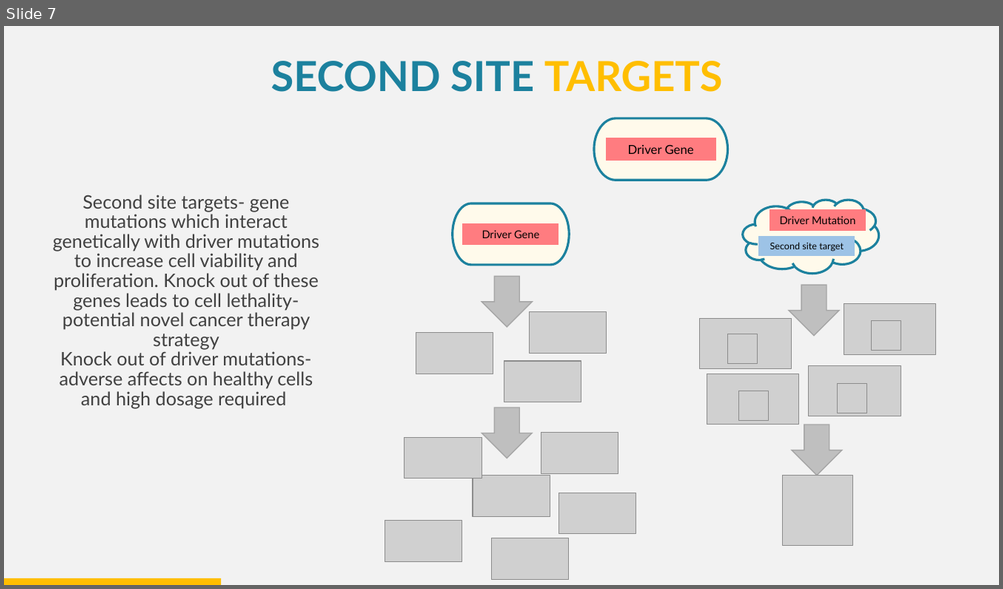
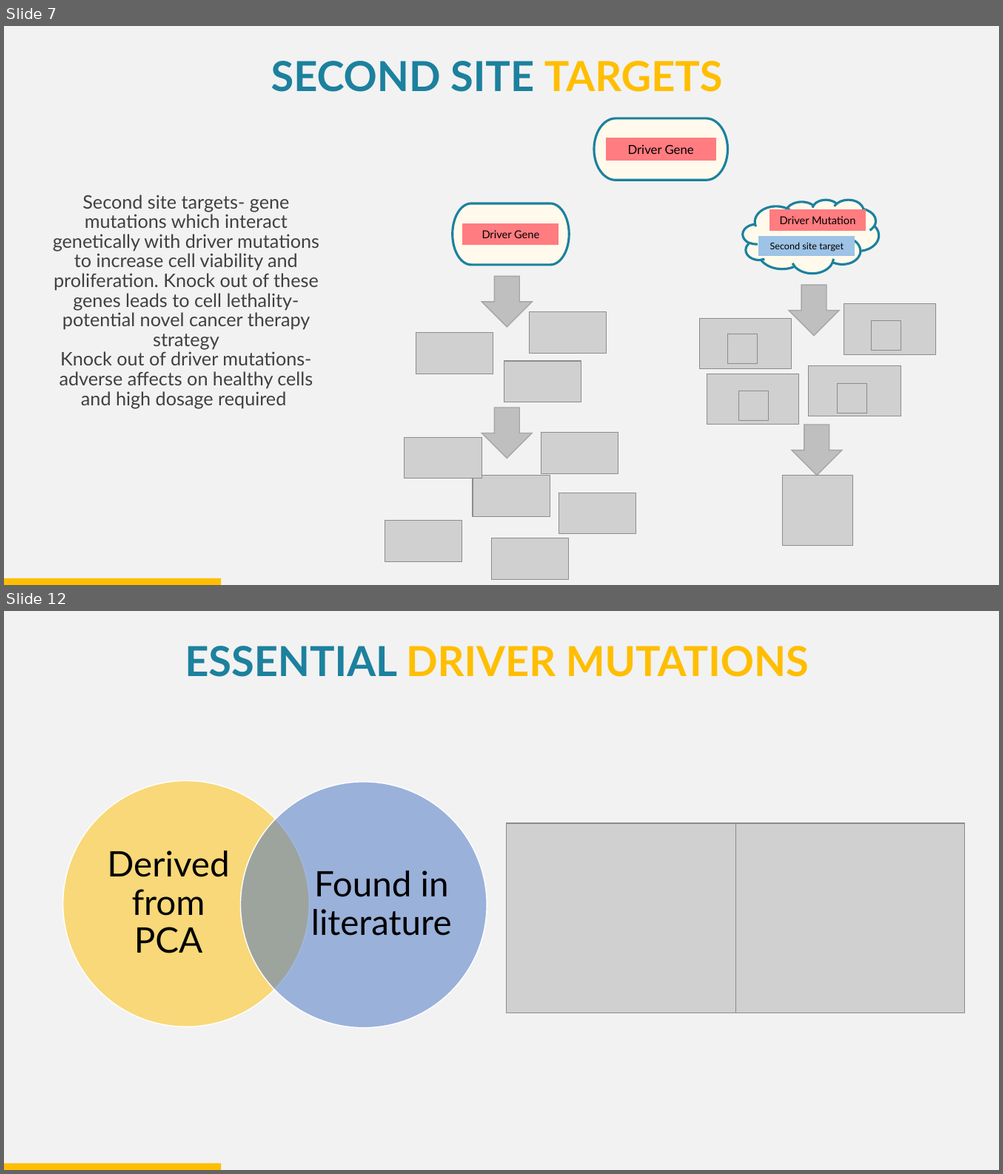
Before and after one commit to datascience-mobi/group-04-project-1-4, a slide deck: Folien Elias.pptx. Shown one above the other, each under a label of ours: slide 7 before the commit, slides 7 and 12 after it; the slides between them are not shown. The pictures are 1003x589 and 1003x1174 pixels, drawn with LibreOffice and Linux fonts; fonts in the diff are those of the drawing; grey boxes stand for pictures. Boxes give left, top, right and bottom in pixels: in the first picture for what was removed or moved away, otherwise in the second. Text is boxed around its words. In the diff, an @@ line names an element or a change of style, - is before the commit and + after.

```diff
--- a/Folien Elias.pptx
+++ b/Folien Elias.pptx
@@ slide 12 added at (4, 611, 999, 1170), background #F2F2F2 @@
@@ text added at (185, 646, 808, 677), 40 pt, text #FFBE00, bold @@
+ESSENTIAL DRIVER MUTATIONS
@@ picture added at (506, 823, 735, 1014) @@
@@ picture added at (735, 823, 965, 1014) @@
@@ group added at (63, 781, 486, 1028): 2 ellipses, 2 texts @@
+Derived from PCA
+Found in literature
@@ rectangle added at (4, 1164, 221, 1170), fill #FFBE00 @@
```
Also in this commit, not shown: 13 slides changed, 3 other slides added, 4 slides removed.
